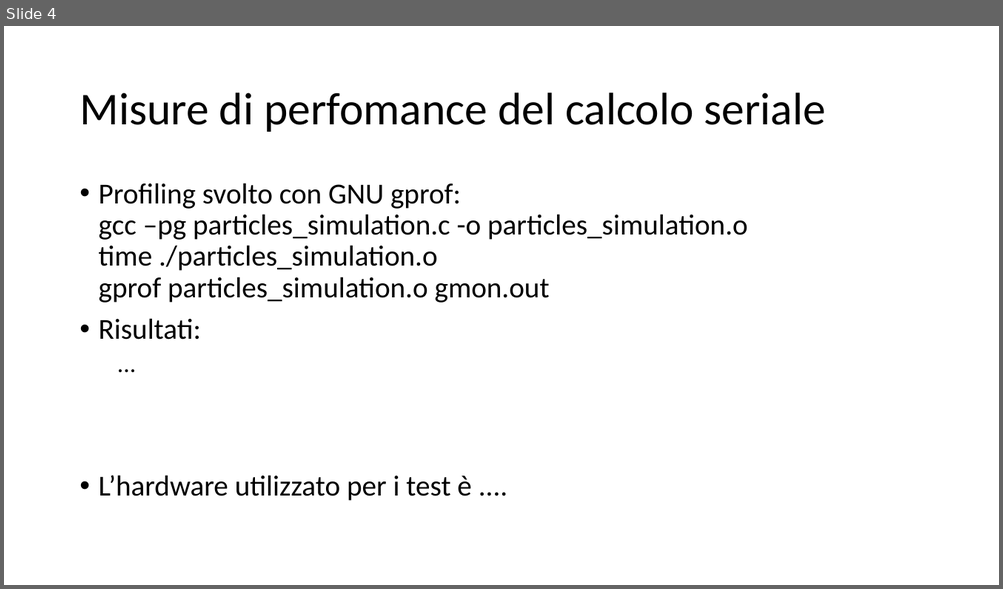
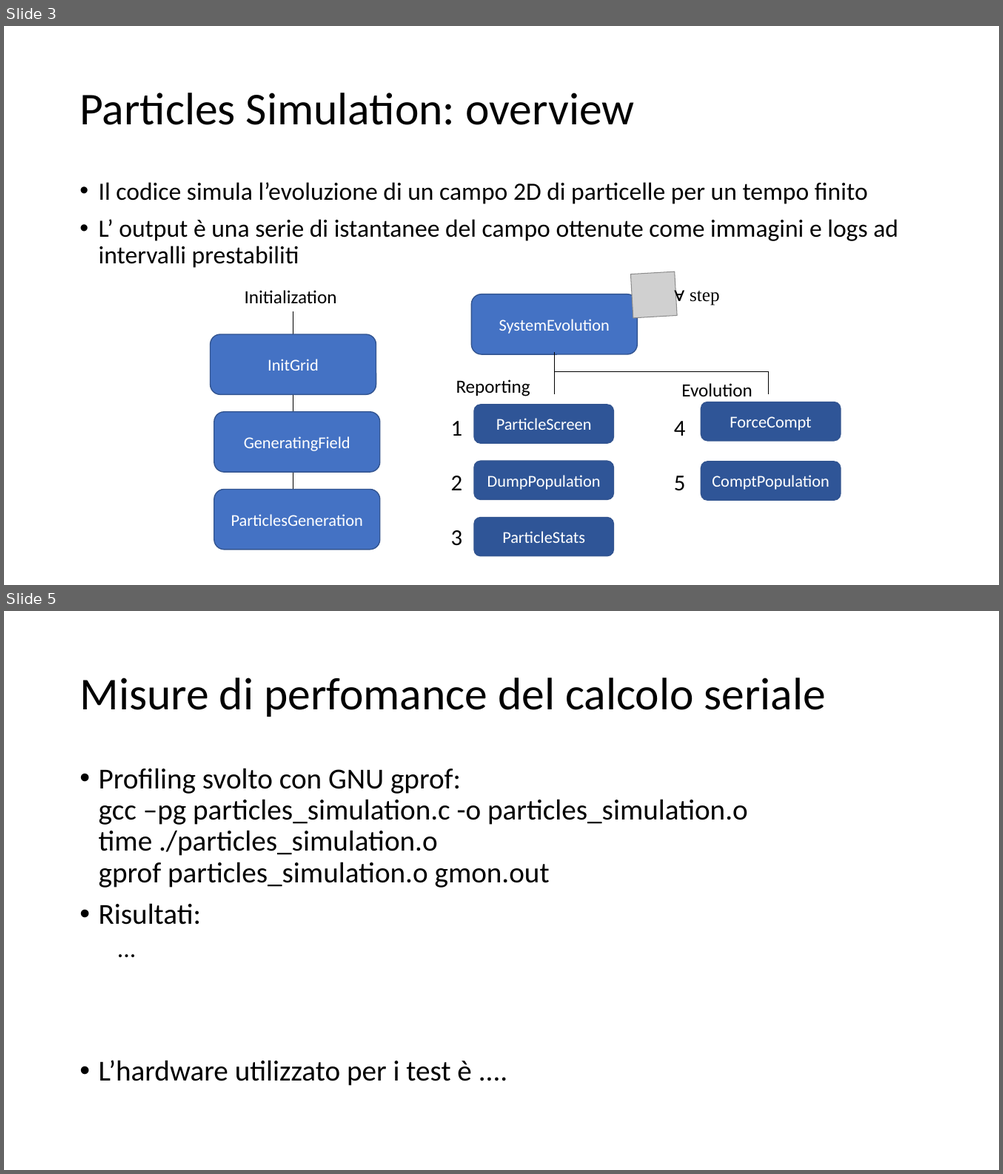
Before and after one commit to piepor/particles-simulation-parallel, a slide deck: presentazione/presentazione.pptx. Shown one above the other, each under a label of ours: slide 4 before the commit, slides 3 and 5 after it; the slides between them are not shown. The pictures are 1003x589 and 1003x1174 pixels, drawn with LibreOffice and Linux fonts; fonts in the diff are those of the drawing; grey boxes stand for pictures. Boxes give left, top, right and bottom in pixels: in the first picture for what was removed or moved away, otherwise in the second. Text is boxed around its words. In the diff, an @@ line names an element or a change of style, - is before the commit and + after.

```diff
--- a/presentazione/presentazione.pptx
+++ b/presentazione/presentazione.pptx
@@ slide 3 added at bbox=[4, 26, 999, 585], background #FFFFFF @@
@@ title added at bbox=[79, 93, 634, 125], 44 pt, text #000000 @@
+Particles Simulation: overview
@@ text added at bbox=[99, 182, 898, 268], 24 pt, text #000000 @@
+• Il codice simula l’evoluzione di un campo 2D di particelle per un tempo finito
+• L’ output è una serie di istantanee del campo ottenute come immagini e logs ad intervalli prestabiliti
@@ text added at bbox=[244, 290, 337, 304], 18 pt, text #000000 @@
+Initialization
@@ picture added at bbox=[630, 272, 677, 318] @@
@@ text added at bbox=[689, 291, 720, 306], 18 pt, text #000000 @@
+∀ step
@@ line added from (293, 312) to (293, 534), #000000 0.5 pt @@
@@ rounded rectangle added at bbox=[471, 295, 637, 355], fill #4472C4, outline #325491 1 pt, 16 pt, text #FFFFFF @@
+SystemEvolution
@@ rounded rectangle added at bbox=[210, 335, 375, 395], fill #4472C4, outline #325491 1 pt, 16 pt, text #FFFFFF @@
+InitGrid
@@ elbow line added from (555, 353) to (768, 372), #000000 0.5 pt @@
@@ text added at bbox=[456, 380, 530, 397], 18 pt, text #000000 @@
+Reporting
@@ line added from (554, 372) to (554, 395), #000000 0.5 pt @@
@@ line added from (768, 372) to (768, 395), #000000 0.5 pt @@
@@ text added at bbox=[681, 383, 752, 397], 18 pt, text #000000 @@
+Evolution
@@ rounded rectangle added at bbox=[701, 403, 840, 442], fill #2F5597, outline #325491 1 pt, 16 pt, text #FFFFFF @@
+ForceCompt
@@ rounded rectangle added at bbox=[214, 412, 380, 473], fill #4472C4, outline #325491 1 pt, 16 pt, text #FFFFFF @@
+GeneratingField
@@ text added at bbox=[451, 421, 463, 546], 22 pt, text #000000 @@
+1
+2
+3
@@ rounded rectangle added at bbox=[474, 405, 614, 444], fill #2F5597, outline #325491 1 pt, 16 pt, text #FFFFFF @@
+ParticleScreen
@@ text added at bbox=[674, 421, 686, 491], 22 pt, text #000000 @@
+4
+5
@@ rounded rectangle added at bbox=[474, 462, 614, 500], fill #2F5597, outline #325491 1 pt, 16 pt, text #FFFFFF @@
+DumpPopulation
@@ rounded rectangle added at bbox=[701, 462, 840, 500], fill #2F5597, outline #325491 1 pt, 16 pt, text #FFFFFF @@
+ComptPopulation
@@ rounded rectangle added at bbox=[214, 490, 380, 551], fill #4472C4, outline #325491 1 pt, 16 pt, text #FFFFFF @@
+ParticlesGeneration
@@ rounded rectangle added at bbox=[474, 517, 614, 557], fill #2F5597, outline #325491 1 pt, 16 pt, text #FFFFFF @@
+ParticleStats
@@ what was slide 4 is now slide 5 @@
```
Also in this commit, not shown: 1 slide changed, 9 other slides added, 3 slides removed, 1 other file.
